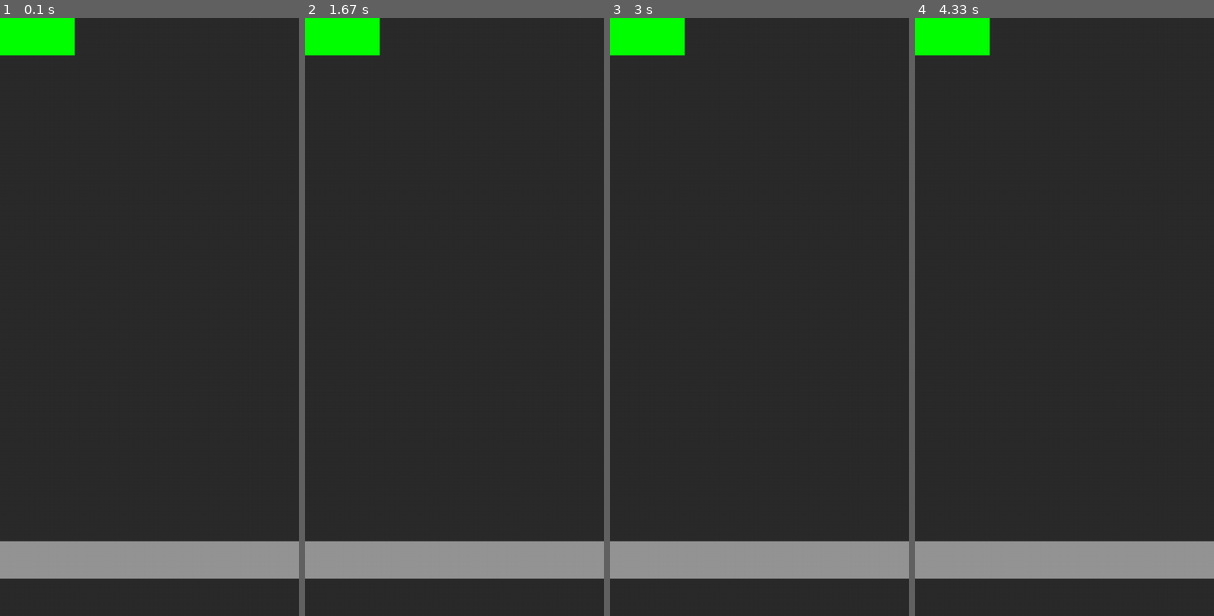
Above: before the commit, frames 1-4 (left to right).
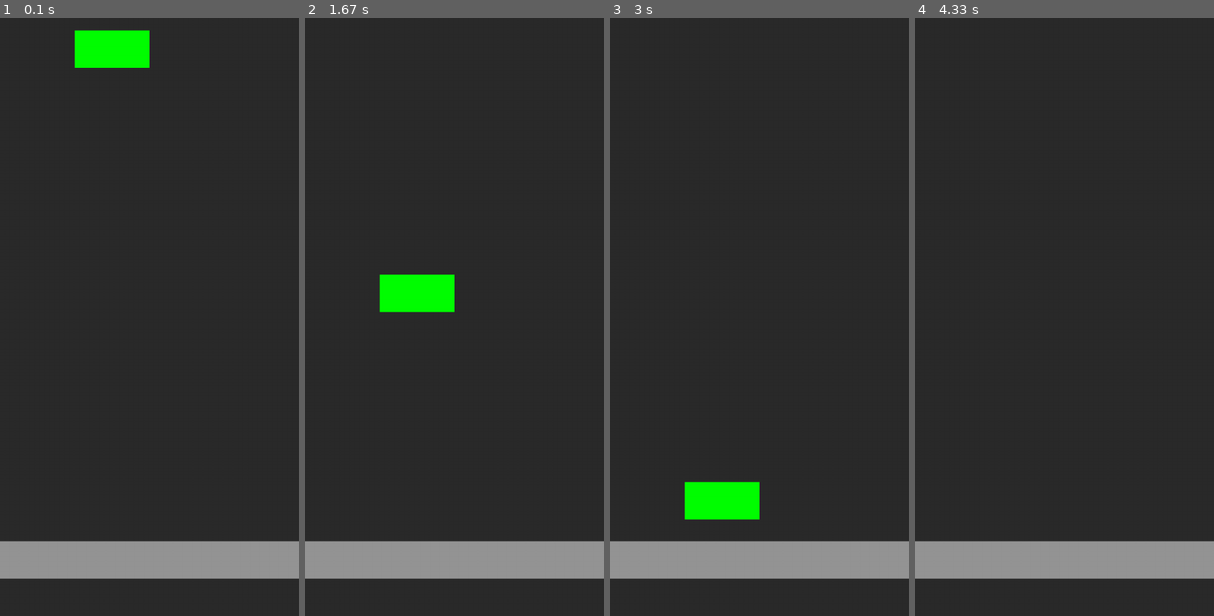
Above: after the commit, the same moments.

Repository: vike256/pygame-tiles
Game: pygame game, started from src/main.py
Two runs of this game, one before a commit and one after it. Both use one fixed random seed, a clock stepped at 60 frames per second and the inputs below.
Inputs:
- Up to frame 1 (0.1 s): no input
- Up to frame 2 (1.67 s): no input
- Up to frame 3 (3 s): no input
- Up to frame 4 (4.33 s): no input

The runs differ from the first frame. In frame 1, 3.2% of the frame differs, in the area x 0-50%, y 0-9%; in frame 2, 3.2%, in the area x 0-50%, y 0-50%; in frame 3, 3.2%; in frame 4, 1.6%.

Commit message:
Create a tile and get it moving

Diff:
--- a/src/main.py
+++ b/src/main.py
@@ -1,19 +1,27 @@
 import pygame
+from tile import Tile
 
 SCREEN_WIDTH = 480
 SCREEN_HEIGHT = 960
 TILE_WIDTH = SCREEN_WIDTH // 4
 TILE_HEIGHT = TILE_WIDTH // 2
 HIT_POS = SCREEN_HEIGHT - TILE_HEIGHT * 2
+COLUMNS = (0, 0 + TILE_WIDTH, 0 + TILE_WIDTH * 2, 0 + TILE_WIDTH * 3)
 
 pygame.init()
 screen = pygame.display.set_mode((SCREEN_WIDTH, SCREEN_HEIGHT))
 clock = pygame.time.Clock()
 running = True
+dt = 0
 
 hit_surface = pygame.Surface((SCREEN_WIDTH, TILE_HEIGHT))
 hit_surface.set_alpha(128)
 hit_surface.fill('white')
+
+tiles = []
+tiles.append(Tile())
+
+speed = 250
 
 while running:
     for event in pygame.event.get():
@@ -22,7 +30,9 @@
 
     screen.fill('#2B2B2B')
 
-    pygame.draw.rect(screen, 'green', (0, 0, TILE_WIDTH, TILE_HEIGHT))
+    for tile in tiles:
+        tile.update(dt, speed)
+        pygame.draw.rect(screen, 'green', (COLUMNS[tile.column], tile.y, TILE_WIDTH, TILE_HEIGHT))
     #pygame.draw.rect(screen, pygame.Color(255, 255, 255, 0), (0, HIT_POS, SCREEN_WIDTH, TILE_HEIGHT))
 
     screen.blit(hit_surface, (0, HIT_POS))
--- /dev/null
+++ b/src/tile.py
@@ -0,0 +1,9 @@
+from random import randint
+
+class Tile:
+    def __init__(self):
+        self.column = randint(0, 3)
+        self.y = 0
+
+    def update(self, dt, speed):
+        self.y += speed * dt
